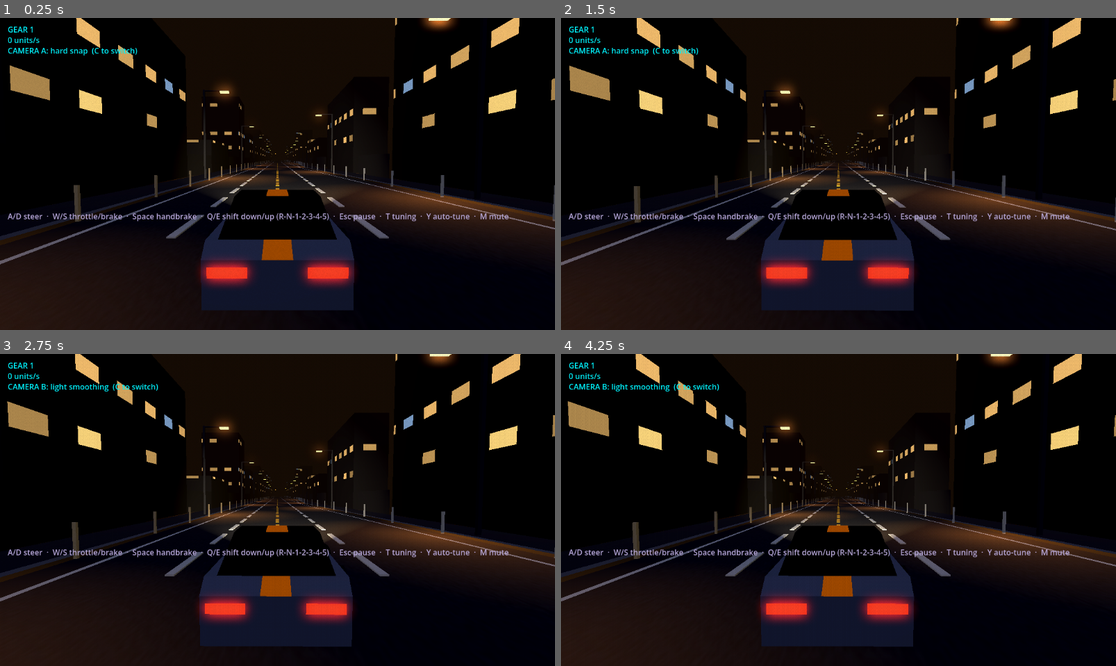
Above: before the commit, frames 1-4 (two rows, left to right).
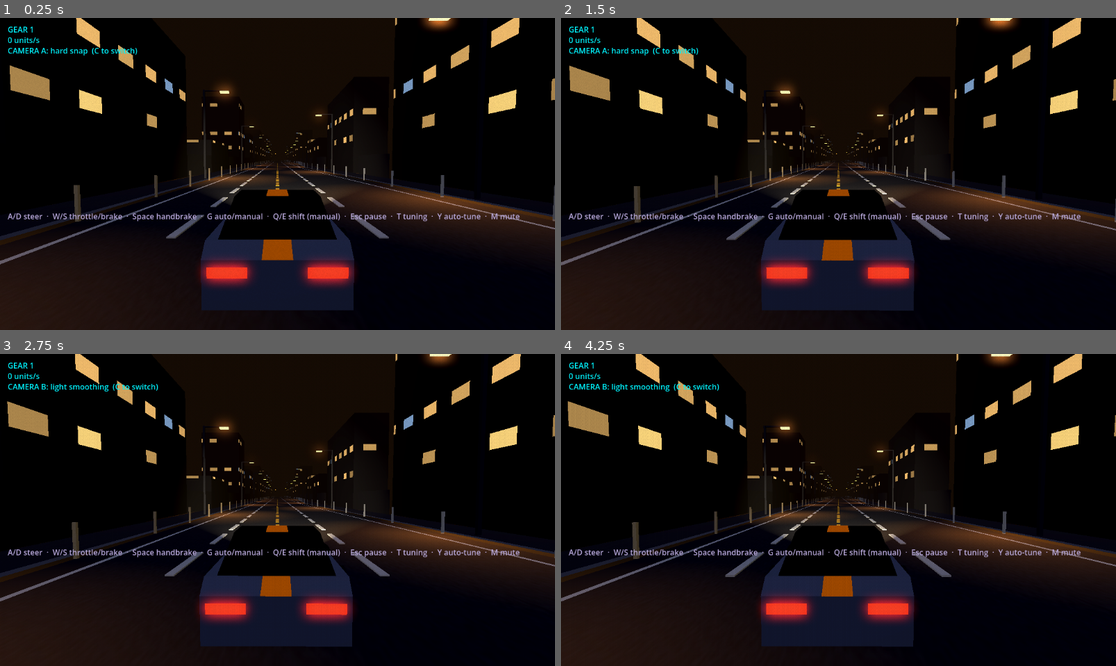
Above: after the commit, the same moments.

Repository: SmurfyHehe/neon-overdrive
Game: Godot game, scene res://Game.tscn
Two runs of this game, one before a commit and one after it. Both use one fixed random seed, a clock stepped at 60 frames per second and the inputs below.
Inputs (mouse positions are in pixels of both pictures, inside the frame that each line leads up to):
- Up to frame 1 (0.25 s): no input
- Up to frame 2 (1.5 s): move the mouse to (960, 158) at 0.52 s; hold D (steer_right) 0.53-1.25 s; tap G (toggle_gearbox, bound only after the commit) at 0.6 s; click (960, 158) at 0.67 s; drag from (727, 189) to (810, 236) at 1.27 s
- Up to frame 3 (2.75 s): move the mouse to (333, 441) at 2.02 s; hold D (steer_right) from 2.03 s (still down); tap C (camera_cycle) at 2.1 s; tap G (toggle_gearbox, bound only after the commit) at 2.3 s
- Up to frame 4 (4.25 s): release D (steer_right) at 2.75 s; drag from (810, 572) to (672, 463) at 2.77 s; move the mouse to (1005, 556) at 3.52 s; hold A (steer_left) from 3.53 s (still down); tap G (toggle_gearbox, bound only after the commit) at 3.6 s; tap M (mute) at 4.15 s

The runs differ from the first frame. In frame 1, 0.7% of the frame differs, in the area x 1-100%, y 0-83%; in frame 2, 0.8%; in frame 3, 0.8%; in frame 4, 0.9%, in the area x 1-100%, y 0-92%.

Commit message:
Feel pass 1: automatic gearbox, even gearing, keyboard steering ramp and speed lock
Automatic by default (G toggles manual), 0.2 s shifts, clutch takes up at
2000 rpm, 1st gear good for ~80 km/h, steering ramps and loses lock with
speed. TuneTrack and the audio bot keep their manual gearbox. Baselines in
auto_tune_panel updated for the new gearing.

Co-Authored-By: Claude Sonnet 5.5 <noreply@anthropic.com>

Diff:
--- a/project.godot
+++ b/project.godot
@@ -127,6 +127,11 @@
 "events": [Object(InputEventKey,"resource_local_to_scene":false,"resource_name":"","device":-1,"window_id":0,"alt_press …(190 unchanged characters)…
 ]
 }
+toggle_gearbox={
+"deadzone": 0.2,
+"events": [Object(InputEventKey,"resource_local_to_scene":false,"resource_name":"","device":-1,"window_id":0,"alt_pressed":false,"shift_pressed":false,"ctrl_pressed":false,"meta_pressed":false,"pressed":false,"keycode":71,"physical_keycode":0,"key_label":0,"unicode":0,"location":0,"echo":false,"script":null)
+]
+}
 
 [physics]
 
--- a/scripts/car_spec.gd
+++ b/scripts/car_spec.gd
@@ -115,7 +115,11 @@
 	# gear_ratios and identical straight-line speed after 4s (was silently
 	# using the vendored default gearing before this fix, a real
 	# would-have-shipped regression).
-	var gear_ratios_typed: Array[float] = [3.6, 2.4, 1.8, 1.4, 0.95]
+	# Feel pass 1 (2026-10-05): even steps of about 1.3 and 1st gear good for
+	# ~80 km/h at redline (was 61, ISSUES E7). Same top gear, so top speed is
+	# unchanged. A real ~1300 kg coupe pulls 65-85 km/h in 1st (research:
+	# docs/research/car-feel.md).
+	var gear_ratios_typed: Array[float] = [2.74, 2.10, 1.615, 1.24, 0.95]
 	return {
 		"vehicle_mass": 1300.0,
 		"front_weight_distribution": 0.45,
@@ -126,7 +130,12 @@
 		"torque_shape": DEFAULT_TORQUE_SHAPE.duplicate(),  # apply() builds the Vehicle's torque_curve from this
 		"gear_ratios": gear_ratios_typed,
 		"final_drive": 4.1,
-		"automatic_transmission": false,
+		# Feel pass 1: the car shifts itself by default (G toggles manual). Shifts
+		# take 0.2 s (was 0.3), and the clutch takes up at 2000 rpm (was 3000).
+		# motor_drag stays at the default 0.005: 0.007 cost ~10 km/h of top speed.
+		"automatic_transmission": true,
+		"shift_time": 0.2,
+		"clutch_out_rpm": 2000.0,
 		"coefficient_of_drag": 0.26,
 		"frontal_area": 1.9,
 		"brake_force_multiplier": 1.0,  # the vendored default, now explicit so tuning has one source of truth
--- a/scripts/game.gd
+++ b/scripts/game.gd
@@ -307,7 +307,7 @@
 	var controls := Label.new()
 	controls.position = Vector2(16, 400)
 	controls.add_theme_color_override("font_color", Color(0.71, 0.65, 0.84))
-	controls.text = "A/D steer  ·  W/S throttle/brake  ·  Space handbrake  ·  Q/E shift down/up (R-N-1-2-3-4-5)  ·  Esc pause  ·  T tuning  ·  Y auto-tune  ·  M mute"
+	controls.text = "A/D steer  ·  W/S throttle/brake  ·  Space handbrake  ·  G auto/manual  ·  Q/E shift (manual)  ·  Esc pause  ·  T tuning  ·  Y auto-tune  ·  M mute"
 	hud.add_child(controls)
 
 func _update_debug_hud() -> void:
--- a/scripts/player.gd
+++ b/scripts/player.gd
@@ -44,9 +44,21 @@
 ## combine, so the project/area defaults can't add it back.
 const LINEAR_DAMP := 0.0
 
+## Feel pass 1 (2026-10-05): keyboard steering. A key press ramps the steering
+## toward full lock instead of jumping there, and the available lock shrinks
+## with speed (full lock below ~15 km/h, a quarter of it from ~180 km/h up).
+## Starting values from research (docs/research/car-feel.md), to be tuned by feel.
+const STEER_ATTACK := 5.0        # per second toward lock at low speed (~0.2 s to full)
+const STEER_ATTACK_FAST := 3.0   # same at high speed
+const STEER_RELEASE := 8.0       # per second back to centre, and when reversing direction
+const STEER_LOCK_MIN := 0.25     # fraction of lock left at STEER_FAST_SPEED
+const STEER_SLOW_SPEED := 4.0    # m/s (~15 km/h): full lock below this
+const STEER_FAST_SPEED := 50.0   # m/s (180 km/h): minimum lock from here up
+
 const SHIFT_FLASH_DURATION := 0.2  # HUD gear-label flash window, matched to Vehicle's own shift_time below
 
 var chassis_visual: Node3D
+var _steer_smooth := 0.0
 
 ## This car's tune: the one dictionary Vehicle properties are set from and that
 ## CarSpec.set_param() keeps in step with the live car. Set it before add_child()
@@ -196,6 +208,8 @@
 		manual_shift(-1)
 	if Input.is_action_just_pressed("shift_up"):
 		manual_shift(1)
+	if Input.is_action_just_pressed("toggle_gearbox"):
+		automatic_transmission = not automatic_transmission
 	var throttle := Input.is_action_pressed("accelerate")
 	var braking := Input.is_action_pressed("brake")
 	var handbrake := Input.is_action_pressed("handbrake")
@@ -215,7 +229,12 @@
 	# math is built for the opposite input sign convention from our A/D mapping.
 	# Negating here (rather than swapping which key does what) keeps A=left/D=right
 	# reading naturally in the code while matching what the asset expects.
-	steering_input = -steer_in
+	var speed_t := clampf((current_speed() - STEER_SLOW_SPEED) / (STEER_FAST_SPEED - STEER_SLOW_SPEED), 0.0, 1.0)
+	var target := steer_in * lerpf(1.0, STEER_LOCK_MIN, speed_t)
+	var coming_in := target != 0.0 and (_steer_smooth == 0.0 or signf(target) == signf(_steer_smooth))
+	var rate := lerpf(STEER_ATTACK, STEER_ATTACK_FAST, speed_t) if coming_in else STEER_RELEASE
+	_steer_smooth = move_toward(_steer_smooth, target, rate * get_physics_process_delta_time())
+	steering_input = -_steer_smooth
 
 ## HUD compatibility -- game.gd reads player.gear (int, -1/0/1..N) and
 ## player.current_speed(); both map directly onto what Vehicle already
--- a/scripts/tune_track.gd
+++ b/scripts/tune_track.gd
@@ -224,6 +224,8 @@
 	var car := PlayerCar.new()
 	car.sim_only = true
 	car.spec = CarSpec.clone_spec(spec)
+	# TuneTrack shifts by itself (_shift); the game default is automatic now.
+	car.spec["automatic_transmission"] = false
 	car.driver = r.drive
 	car.position = Vector3(lane * LANE_SPACING, 0.3, 0.0)
 	add_child(car)
--- a/tests/auto_tune_panel.gd
+++ b/tests/auto_tune_panel.gd
@@ -22,9 +22,9 @@
 
 const HOLD_TICKS := 6
 # Default coupe on the headless test track (tests/tune_track.gd).
-const EXPECT_TOP := 241.6
-const EXPECT_0_100 := 5.03
-const EXPECT_100_0 := 42.0
+const EXPECT_TOP := 241.3
+const EXPECT_0_100 := 5.25
+const EXPECT_100_0 := 41.9
 const TOLERANCE := 0.005
 const SLOT_FILE := "user://autotune/test_panel_slots.json"
 
--- a/tests/car_audio.gd
+++ b/tests/car_audio.gd
@@ -141,6 +141,7 @@
 		_finish()
 		return false
 	var p: PlayerCar = game.get("player")
+	p.automatic_transmission = false  # this bot shifts with E (the game default is automatic now)
 	if audio == null:
 		for c in p.get_children():
 			if c is CarAudio:
--- /dev/null
+++ b/tests/feel_pass_1.gd
@@ -0,0 +1,93 @@
+extends SceneTree
+
+# Feel pass 1 test (2026-10-05): in the real Game.tscn
+# - the car shifts itself: holding W alone reaches 3rd gear or higher
+# - a steering key ramps toward lock (two ticks in, nowhere near full lock)
+# - the lock available shrinks with speed (a held key stays under the speed's cap)
+# - G switches to the manual gearbox and back
+# Exit code 1 on failure. Run (silent, a window opens for ~30 s):
+#   Godot_v4.7.2-stable_win64_console.exe --audio-driver Dummy --path . -s res://tests/feel_pass_1.gd
+
+const TIMEOUT_TICKS := 60 * 40
+const HOLD_TICKS := 6
+
+enum Step { BOOT, ACCEL, RAMP, HELD, GEAR_KEY, DONE }
+
+var step := Step.BOOT
+var step_start := 0
+var tick := 0
+var failures: Array[String] = []
+var releases := {}
+
+func _initialize() -> void:
+	change_scene_to_file("res://Game.tscn")
+
+func _physics_process(_delta: float) -> bool:
+	tick += 1
+	for code in releases.keys():
+		if tick >= releases[code]:
+			_key(code, false)
+			releases.erase(code)
+	var game := current_scene
+	if game == null or game.get("player") == null:
+		return tick > TIMEOUT_TICKS and _end("Game never became ready")
+	var p: PlayerCar = game.player
+	var waited := tick - step_start
+	match step:
+		Step.BOOT:
+			_check(p.automatic_transmission, "the car should start in automatic")
+			_key(KEY_W, true)
+			_go(Step.ACCEL)
+		Step.ACCEL:
+			if p.current_gear >= 3 and p.current_speed() > 25.0:
+				_go(Step.RAMP)
+				_key(KEY_D, true)
+			elif waited > TIMEOUT_TICKS:
+				return _end("W alone never got past gear %d (speed %.1f)" % [p.current_gear, p.current_speed()])
+		Step.RAMP:
+			if waited == 2:
+				_check(absf(p.steering_input) < 0.2, "steering jumped to %.2f two ticks after a key press" % p.steering_input)
+			if waited == 90:
+				var speed_t := clampf((p.current_speed() - PlayerCar.STEER_SLOW_SPEED) / (PlayerCar.STEER_FAST_SPEED - PlayerCar.STEER_SLOW_SPEED), 0.0, 1.0)
+				var cap := lerpf(1.0, PlayerCar.STEER_LOCK_MIN, speed_t)
+				_check(absf(p.steering_input) <= cap + 0.02, "held key %.2f is over the %.2f cap at %.0f m/s" % [absf(p.steering_input), cap, p.current_speed()])
+				_check(absf(p.steering_input) > 0.1, "held key never built up any steering (%.2f)" % p.steering_input)
+				_key(KEY_D, false)
+				_go(Step.GEAR_KEY)
+				_tap(KEY_G)
+		Step.GEAR_KEY:
+			if waited == 20:
+				_check(not p.automatic_transmission, "G should switch to manual")
+				_tap(KEY_G)
+			if waited == 45:
+				_check(p.automatic_transmission, "G again should switch back to automatic")
+				return _end("")
+	return false
+
+func _go(next: Step) -> void:
+	step = next
+	step_start = tick
+
+func _tap(code: Key) -> void:
+	_key(code, true)
+	releases[code] = tick + HOLD_TICKS
+
+func _key(code: Key, pressed: bool) -> void:
+	var ev := InputEventKey.new()
+	ev.keycode = code
+	ev.physical_keycode = code
+	ev.pressed = pressed
+	Input.parse_input_event(ev)
+
+func _check(ok: bool, msg: String) -> void:
+	if not ok:
+		failures.append(msg)
+
+func _end(msg: String) -> bool:
+	if msg != "":
+		failures.append(msg)
+	for f in failures:
+		printerr("FAIL: ", f)
+	print("feel_pass_1: ", "PASS" if failures.is_empty() else "FAIL")
+	quit(0 if failures.is_empty() else 1)
+	return true
Not shown, added: tests/feel_pass_1.gd.uid
Not shown, changed: tests/run_tests.bat
